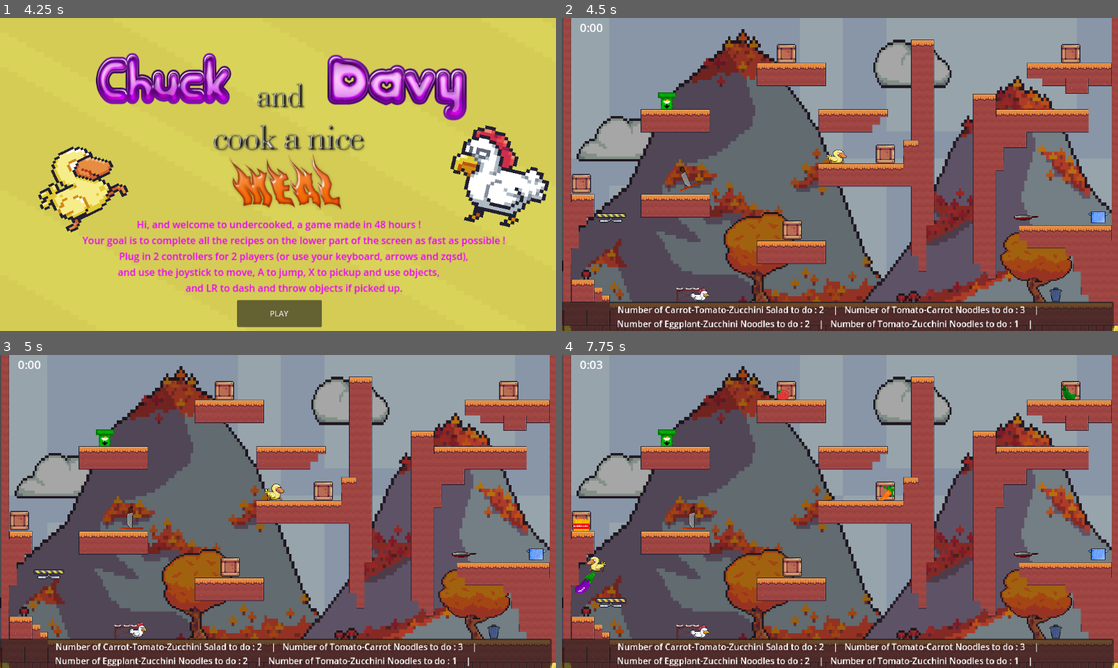
Above: before the commit, frames 1-4 (two rows, left to right).
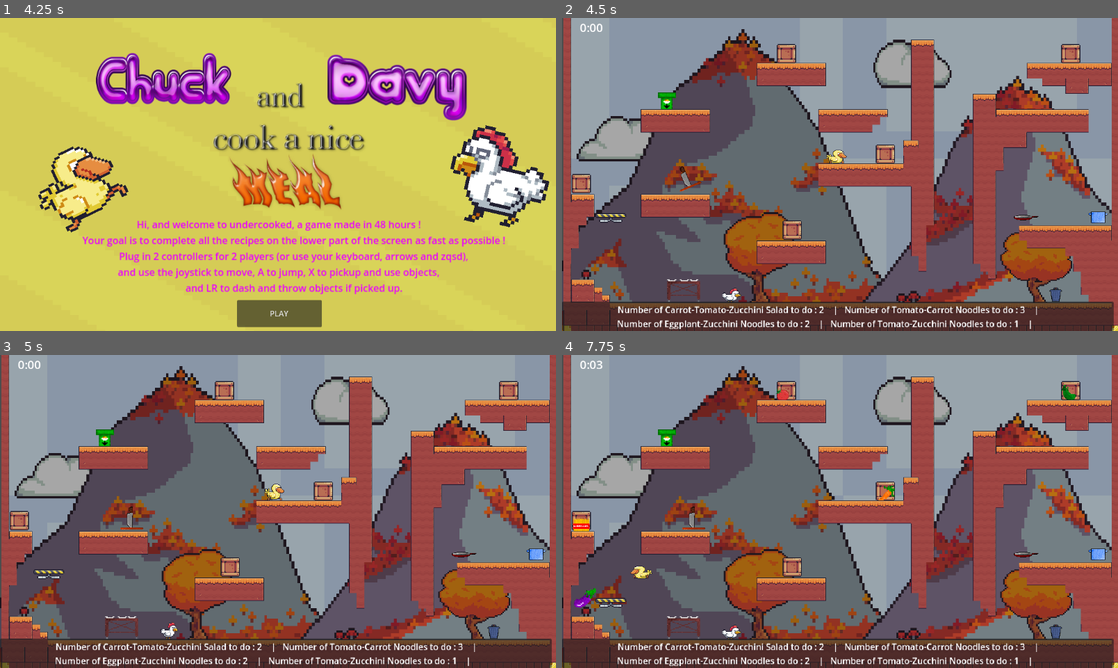
Above: after the commit, the same moments.

Repository: queer-frogs/undercooked
Game: Godot game, scene res://Intro.tscn
Same seed, same stepped clock (60 frames per second), same inputs: the game is played once before the commit and once after it.
Inputs:
- Up to frame 1 (4.25 s): hold Right (move_right_1) 0.53-2.03 s; tap N (interact_1) at 0.6, 1.55, 3.05, 3.6 s; tap Shift (jump_1) at 0.77, 1.52, 3.02, 3.77 s; tap E (interact_2) at 0.8, 1.35, 2.3, 3.8 s; hold Left (move_left_1) 2.03-2.78 s; tap Alt (dash_1) at 2.1 s; hold Right (move_right_1) from 2.78 s (still down); tap Q (dash_2) at 2.85 s
- Up to frame 2 (4.5 s): release Right (move_right_1) at 4.25 s; click "PLAY" at 4.25 s
- Up to frame 3 (5 s): no input
- Up to frame 4 (7.75 s): hold Left (move_left_1) 5.03-5.78 s; tap E (interact_2) at 5.1, 6.05, 6.6, 7.55 s; tap Shift (jump_1) at 5.27, 6.77, 7.52 s; tap N (interact_1) at 5.3, 5.85, 6.8 s; hold Right (move_right_1) 5.78-6.53 s; hold Left (move_left_1) from 6.53 s (still down); tap Alt (dash_1) at 7.35 s

Frame 1 is identical in both runs. In frame 2, 0.3% of the frame differs, in the area x 18-33%, y 83-91%; in frame 3, 0.3%; in frame 4, 0.8%, in the area x 2-33%, y 64-91%.

Commit message:
added sleep of 1s on plating

Diff:
--- a/Machine.tscn
+++ b/Machine.tscn
@@ -58,7 +58,7 @@
 position = Vector2(-9, -9)
 scale = Vector2(0.851562, 0.74375)
 sprite_frames = SubResource("SpriteFrames_betbo")
-animation = &"boil"
+animation = &"chop"
 
 [node name="CollisionShape2D" type="CollisionShape2D" parent="."]
 light_mask = 3
--- a/Plating.gd
+++ b/Plating.gd
@@ -43,6 +43,7 @@
 					used_slots += 1
 					$Sprite.play("%d_dt" % used_slots)
 			if used_slots == capacity:
+				await get_tree().create_timer(1).timeout
 				plating()
 
 	if Input.is_action_just_pressed("interact_2"):
@@ -59,6 +60,7 @@
 					lastIngredient.queue_free()
 					used_slots += 1
 			if used_slots == capacity:
+				await get_tree().create_timer(1).timeout
 				plating()
 
 func plating():
--- a/Plating.tscn
+++ b/Plating.tscn
@@ -82,10 +82,10 @@
 }]
 
 [sub_resource type="RectangleShape2D" id="RectangleShape2D_l8n7r"]
-size = Vector2(23.9983, 17.8813)
+size = Vector2(36.2642, 33.2082)
 
 [sub_resource type="RectangleShape2D" id="RectangleShape2D_ty2j2"]
-size = Vector2(84.0195, 92.0353)
+size = Vector2(101.087, 64.8628)
 
 [node name="Plating" type="RigidBody2D"]
 position = Vector2(58, 42)
@@ -95,15 +95,15 @@
 
 [node name="Sprite" type="AnimatedSprite2D" parent="."]
 texture_filter = 1
-position = Vector2(-9, -9)
-scale = Vector2(1.582, 1.381)
+position = Vector2(-11.828, -18.726)
+scale = Vector2(2.11425, 1.76713)
 sprite_frames = SubResource("SpriteFrames_betbo")
-animation = &"2_dt"
+animation = &"3_dt"
 autoplay = "machine"
 
 [node name="CollisionShape2D" type="CollisionShape2D" parent="."]
 light_mask = 3
-position = Vector2(-9.5, -8)
+position = Vector2(-12, -16)
 scale = Vector2(1.87513, 1.56588)
 shape = SubResource("RectangleShape2D_l8n7r")
 
@@ -113,17 +113,6 @@
 collision_mask = 3
 
 [node name="CollisionShape2D" type="CollisionShape2D" parent="UseArea"]
-position = Vector2(-10.9216, -20.9851)
+position = Vector2(-11.4577, -22.4356)
 rotation = -0.00263442
 shape = SubResource("RectangleShape2D_ty2j2")
-
-[node name="Timer" type="Timer" parent="."]
-
-[node name="TimerLabel" type="Label" parent="."]
-offset_left = -11.0
-offset_top = -56.0
-offset_right = 29.0
-offset_bottom = -33.0
-rotation = -0.00049245
-
-[connection signal="timeout" from="Timer" to="." method="_on_timer_timeout"]
--- a/node.tscn
+++ b/node.tscn
@@ -661,7 +661,7 @@
 over = true
 
 [node name="Plating" parent="." instance=ExtResource("9_f1m3c")]
-position = Vector2(271, 584)
+position = Vector2(264, 584)
 
 [node name="conveyer_belt" parent="." instance=ExtResource("11_28vo7")]
 position = Vector2(223, 171)
@@ -743,7 +743,7 @@
 position = Vector2(392, -54)
 
 [node name="Character2" parent="." instance=ExtResource("3_2jxds")]
-position = Vector2(109, 227)
+position = Vector2(174, 229)
 input_left = "move_left_2"
 input_right = "move_right_2"
 input_jump = "jump_2"
